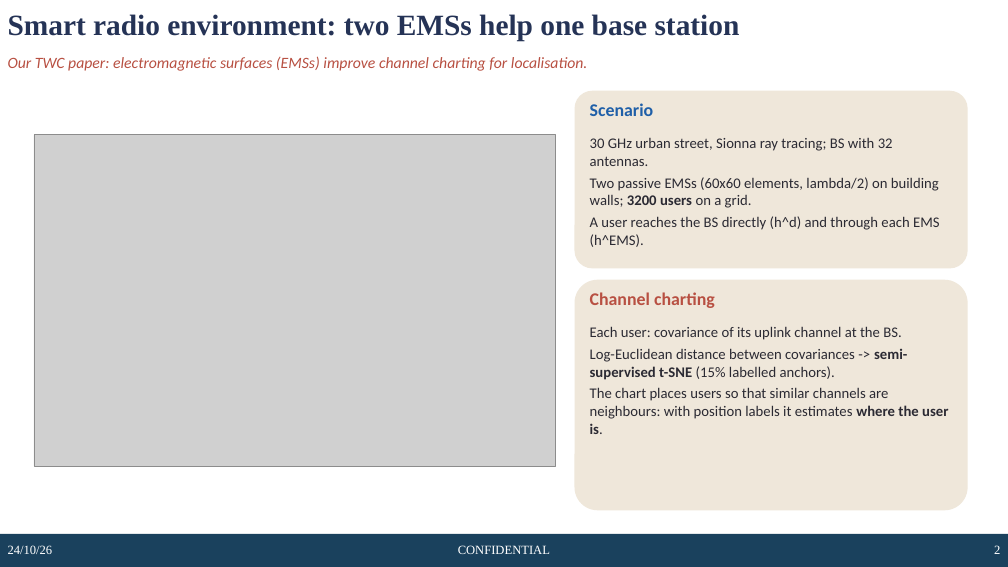
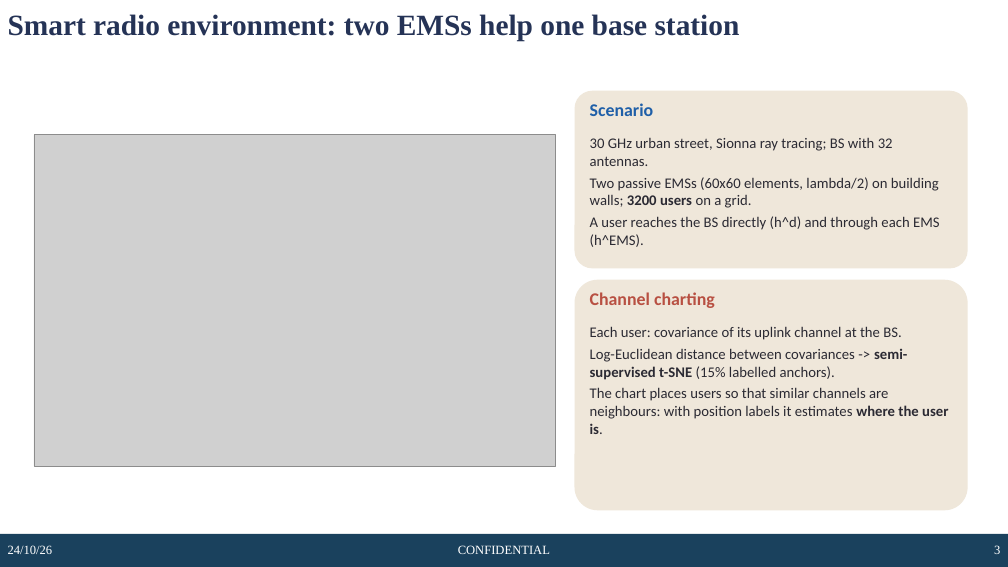
Before and after one commit to rizianno/Channel-charting-in-smart-radio-environments, a slide deck: slide 3 of slides/CC_EMS_configuration_slides.pptx. Drawn at 1008x567 pixels with LibreOffice and Linux fonts; fonts in the diff are those of the drawing; grey boxes stand for pictures; background and template pictures are left out. Boxes give left, top, right and bottom in pixels: in the first picture for what was removed or moved away, otherwise in the second. Text is boxed around its words. In the diff, an @@ line names an element or a change of style, - is before the commit and + after.

```diff
--- a/slides/CC_EMS_configuration_slides.pptx
+++ b/slides/CC_EMS_configuration_slides.pptx
@@ text removed at box(8, 56, 588, 71) @@
-Our TWC paper: electromagnetic surfaces (EMSs) improve channel charting for localisation.
@@ page number at box(994, 545, 1000, 554): text changed @@
-2
+3
```
Also in this commit, not shown: 1 other slide changed, 7 slides added, 1 slide removed, 45 other files.
